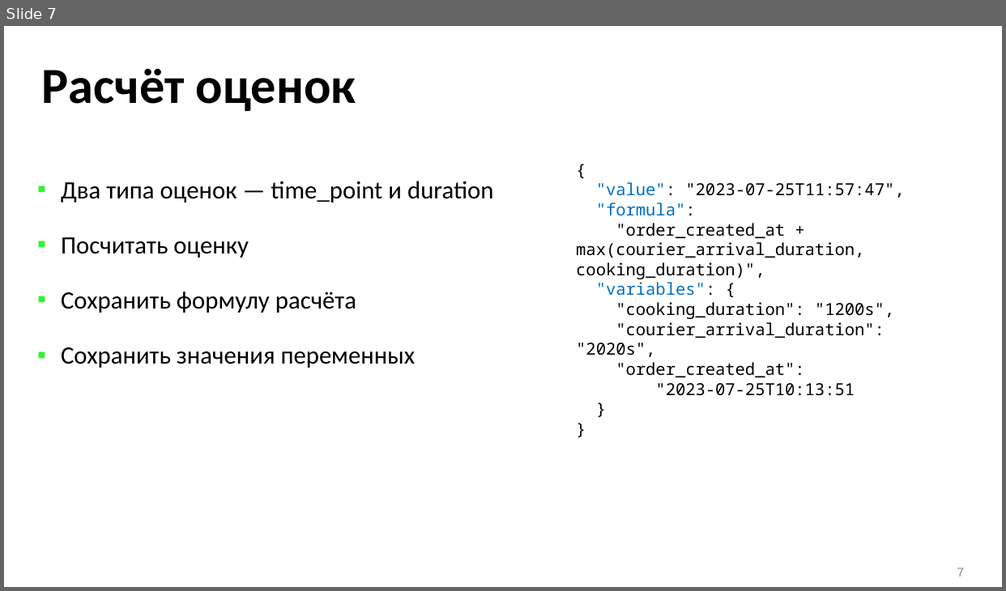
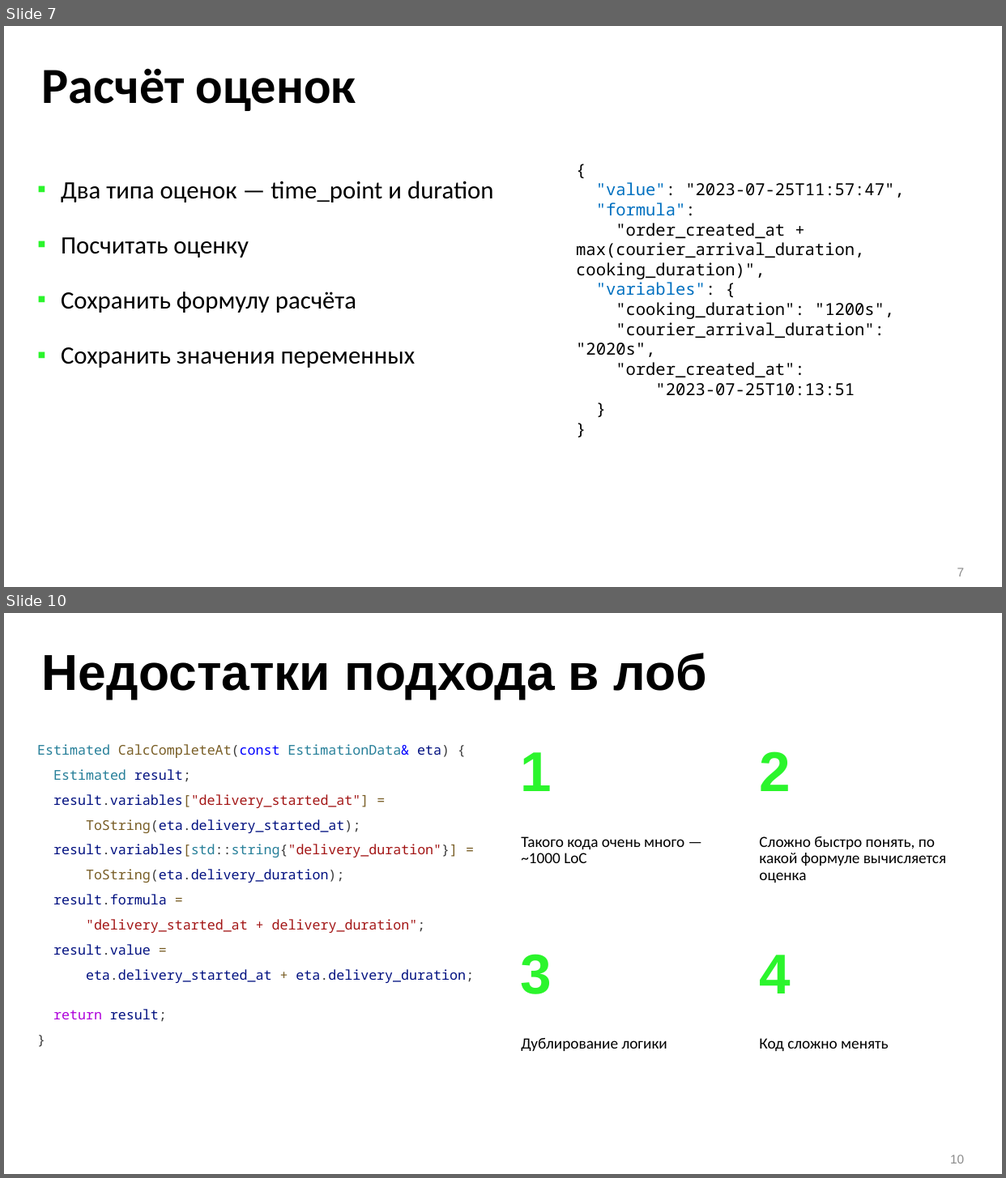
Before and after one commit to ishfb/zcc23, a slide deck: slides_new.pptx. Shown one above the other, each under a label of ours: slide 7 before the commit, slides 7 and 10 after it; the slides between them are not shown. The pictures are 1006x591 and 1006x1178 pixels, drawn with LibreOffice and Linux fonts; fonts in the diff are those of the drawing. Boxes give left, top, right and bottom in pixels: in the first picture for what was removed or moved away, otherwise in the second. Text is boxed around its words. In the diff, an @@ line names an element or a change of style, - is before the commit and + after.

```diff
--- a/slides_new.pptx
+++ b/slides_new.pptx
@@ slide 10 added at (4, 613, 1002, 1174), background #FFFFFF @@
@@ title added at (42, 653, 707, 700), 48.6 pt, text #000000, bold @@
+Недостатки подхода в лоб
@@ text added at (37, 744, 474, 1022), 13 pt, text #001080 @@
+Estimated CalcCompleteAt(const EstimationData& eta) {
+Estimated result;
+result.variables["delivery_started_at"] =
+ToString(eta.delivery_started_at);
+result.variables[std::string{"delivery_duration"}] =
+ToString(eta.delivery_duration);
+result.formula =
+"delivery_started_at + delivery_duration";
+result.value =
+eta.delivery_started_at + eta.delivery_duration;
+return result;
+}
@@ text added at (521, 752, 552, 791), 54 pt, text #2BF52C, bold @@
+1
@@ text added at (759, 752, 791, 791), 54 pt, text #2BF52C, bold @@
+2
@@ text added at (521, 837, 684, 863), 15 pt, text #000000 @@
+Такого кода очень много — ~1000 LoC
@@ text added at (759, 837, 946, 883), 15 pt, text #000000 @@
+Сложно быстро понять, по какой формуле вычисляется оценка
@@ text added at (521, 954, 552, 995), 54 pt, text #2BF52C, bold @@
+3
@@ text added at (759, 955, 791, 994), 54 pt, text #2BF52C, bold @@
+4
@@ text added at (521, 1038, 667, 1051), 15 pt, text #000000 @@
+Дублирование логики
@@ text added at (759, 1038, 888, 1052), 15 pt, text #000000 @@
+Код сложно менять
@@ page number added at (950, 1155, 964, 1164), 12 pt, text #8C8C8C @@
+10
```
Also in this commit, not shown: 2 slides changed, 14 other slides added.
